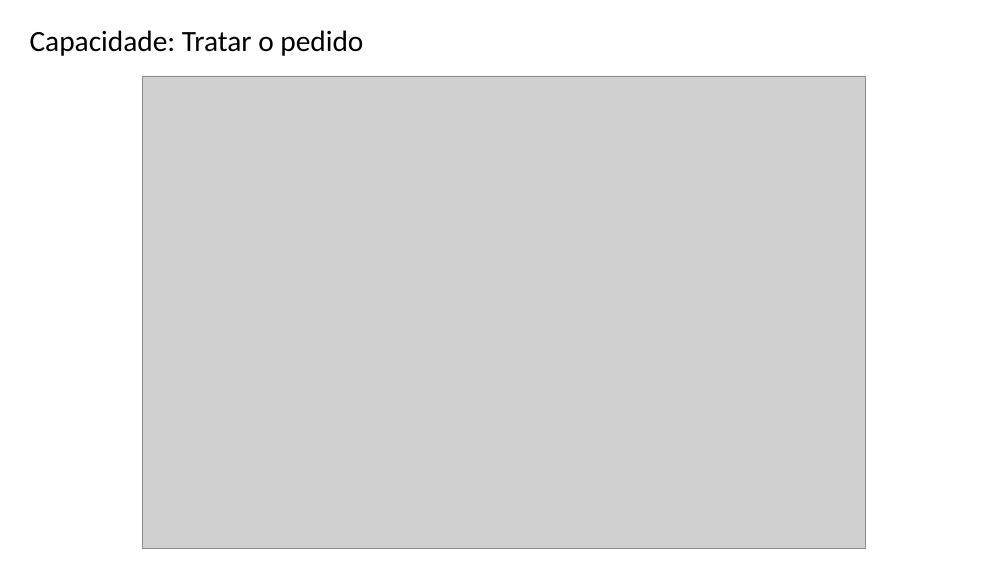
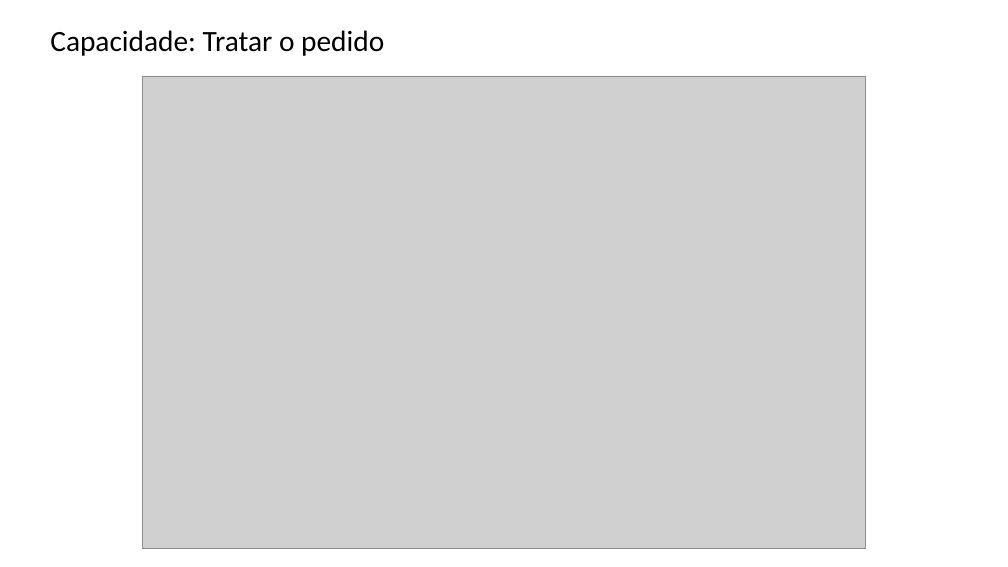
Before and after one commit to maapsystem/MaapSystem, a slide deck: slide 5 of artefatos/16 - DFD Essencial para cada Capacidade.pptx (slide 4 before the commit). Drawn at 1008x567 pixels with LibreOffice and Linux fonts; fonts in the diff are those of the drawing; grey boxes stand for pictures. Boxes give left, top, right and bottom in pixels: in the first picture for what was removed or moved away, otherwise in the second. Text is boxed around its words. In the diff, an @@ line names an element or a change of style, - is before the commit and + after.

```diff
--- a/artefatos/16 - DFD Essencial para cada Capacidade.pptx
+++ b/artefatos/16 - DFD Essencial para cada Capacidade.pptx
@@ text "Capacidade: Tratar o pedido": place and size @@
-text "Capacidade: Tratar o pedido" at [30,30,363,56]
+text "Capacidade: Tratar o pedido" at [50,30,384,56]
```
Also in this commit, not shown: 2 slides added, 2 slides removed, 17 other files.
